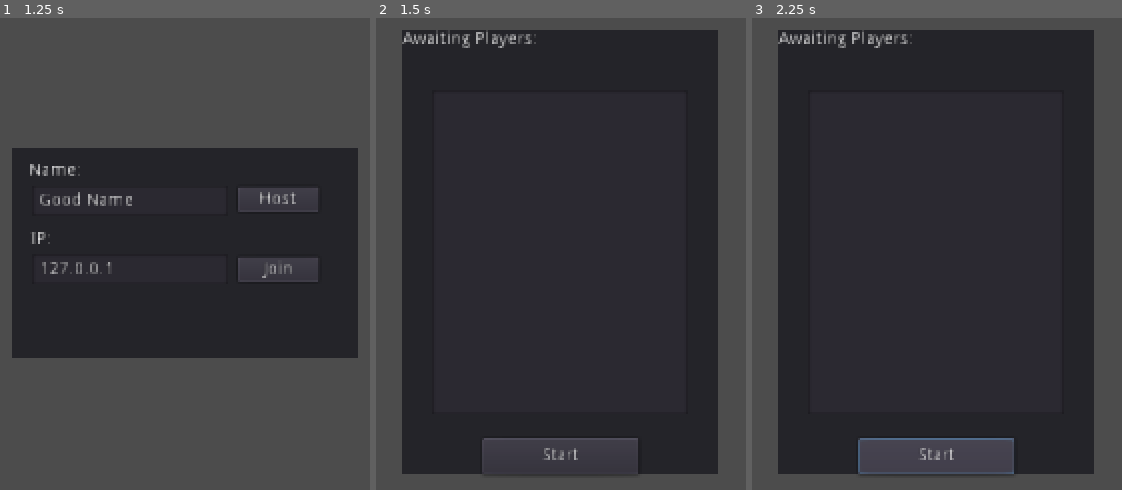
Above: before the commit, frames 1-3 (left to right).
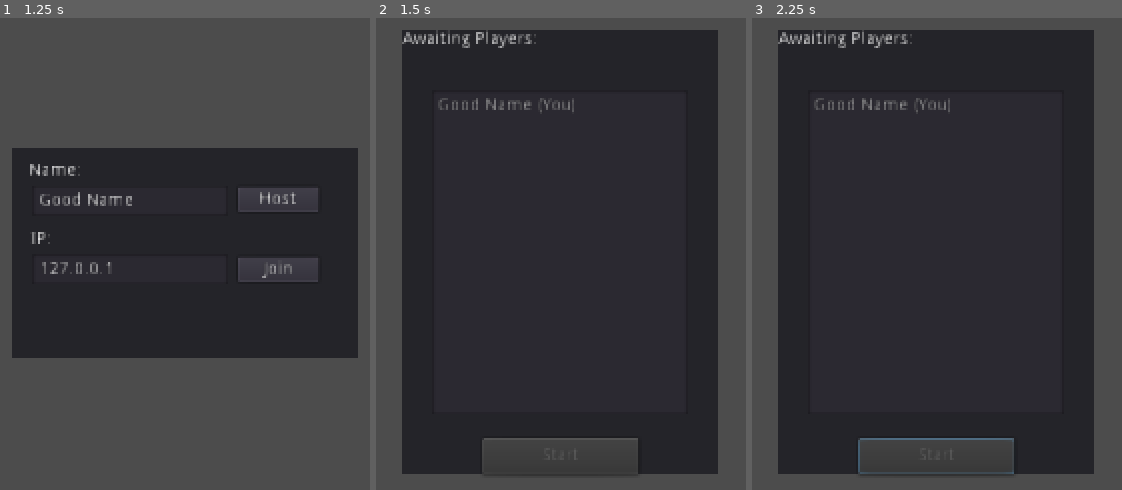
Above: after the commit, the same moments.

Repository: devmcclu/Project-FreeGUN
Game: Godot game, scene res://levels/lobby.tscn
The game is run twice, just before and just after one commit, with the same random seed, the same clock (stepped at 60 frames per second) and the same inputs.
Inputs (mouse positions are in pixels of both pictures, inside the frame that each line leads up to):
- Up to frame 1 (1.25 s): tap Enter at 0.5 s; move the mouse to (outside the picture) at 0.52 s; hold D (player_move_right) from 0.53 s (still down); click (outside the picture) at 0.6 s
- Up to frame 2 (1.5 s): release D (player_move_right) at 1.25 s; click "Host" at 1.25 s
- Up to frame 3 (2.25 s): click (937, 456) at 2 s, where only the run before the commit has a clickable "Start"

Frame 1 is identical in both runs. In frame 2, 0.4% of the frame differs, in the area x 16-55%, y 16-94%; in frame 3, 0.4%.
Error before the commit: Parse Error: The identifier "players_ready" isn't declared in the current scope. (res://scripts/gamestate.gd:110)

Commit message:
Add missing players_ready list

Diff:
--- a/scripts/gamestate.gd
+++ b/scripts/gamestate.gd
@@ -104,6 +104,8 @@
 remote func post_start_game():
 	get_tree().set_pause(false) # Unpause and unleash the game!
 
+var players_ready = []
+
 remote func ready_to_start(id):
 	assert(get_tree().is_network_server())
 
